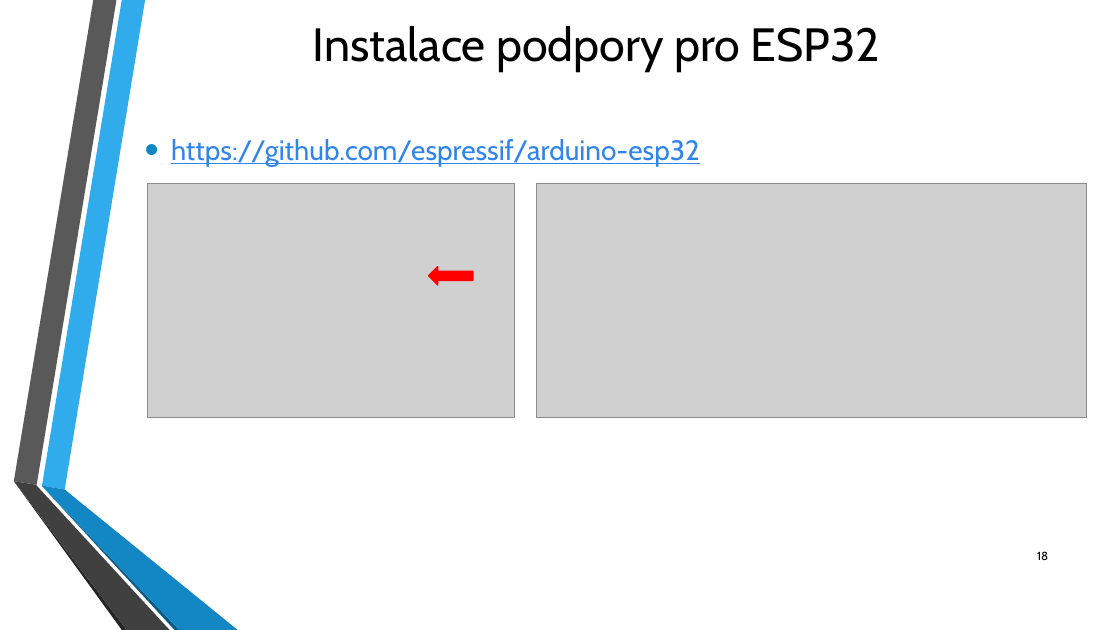
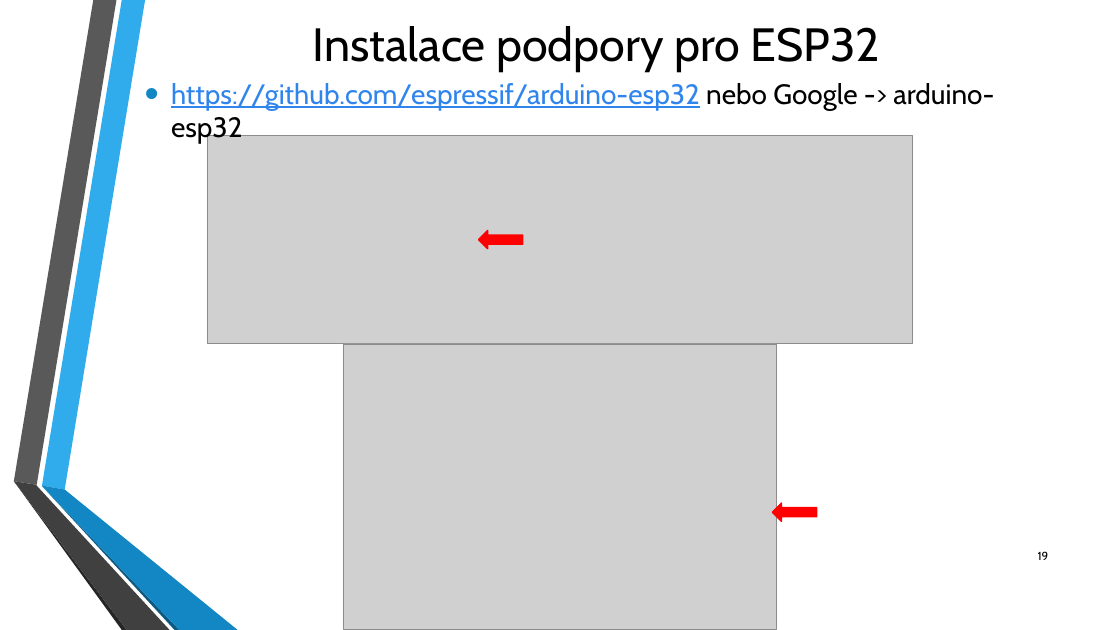
Before and after one commit to fablab-brno/Arduino-Akademie, a slide deck: slide 19 of Workshop 4/Arduino_Workshop_FabLab_4.pptx (slide 18 before the commit). Drawn at 1120x630 pixels with LibreOffice and Linux fonts; fonts in the diff are those of the drawing; grey boxes stand for pictures; background and template pictures are left out. Boxes give left, top, right and bottom in pixels: in the first picture for what was removed or moved away, otherwise in the second. Text is boxed around its words. In the diff, an @@ line names an element or a change of style, - is before the commit and + after.

```diff
--- a/Workshop 4/Arduino_Workshop_FabLab_4.pptx
+++ b/Workshop 4/Arduino_Workshop_FabLab_4.pptx
@@ text at [171,83,994,144]: text changed @@
-• https://github.com/espressif/arduino-esp32
+• https://github.com/espressif/arduino-esp32 nebo Google -> arduino-esp32
@@ picture added at [208,135,912,344] @@
@@ picture removed at [147,184,514,418] @@
@@ picture removed at [537,183,1087,418] @@
@@ right arrow: place and size @@
-right arrow at [429,267,473,286]
+right arrow at [479,230,523,249]
@@ picture added at [344,344,777,629] @@
@@ right arrow added at [773,503,818,522], fill #FF0000, outline #FF0000 1.25 pt @@
@@ page number at [1038,551,1049,560]: text changed @@
-18
+19
```
Also in this commit, not shown: 13 other slides changed, 4 slides added, 1 slide removed, 2 other files.
